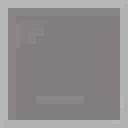
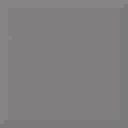
Layer changes from the first (128, 128) image to the second:
painted on "Layer 2 copy 2" over [0, 0, 128, 128]
